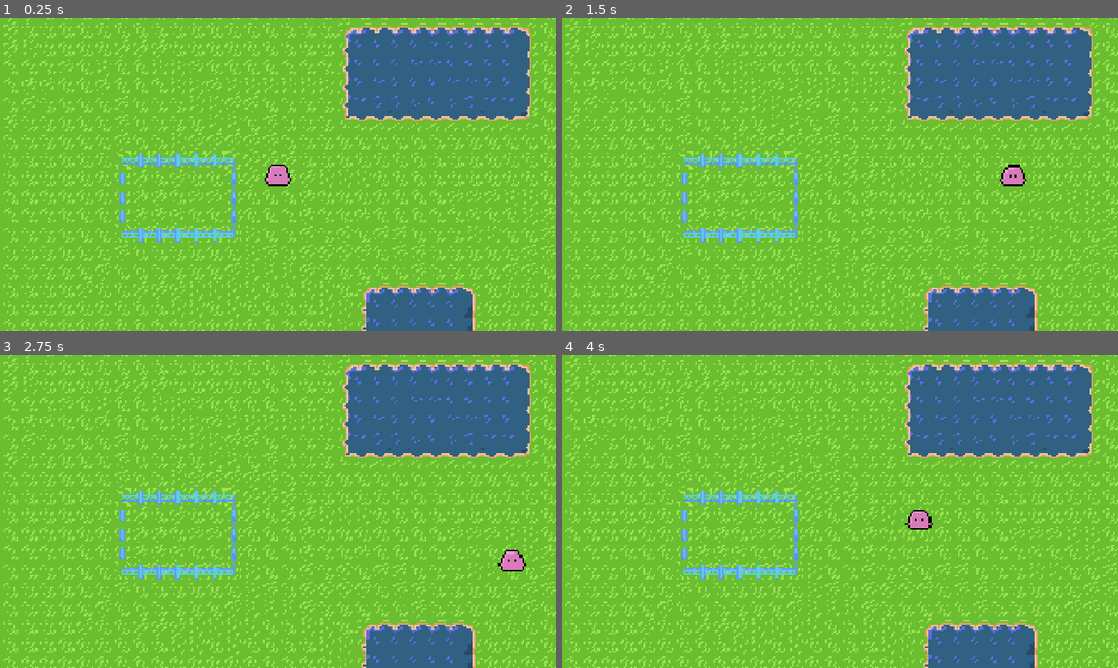
Above: before the commit, frames 1-4 (two rows, left to right).
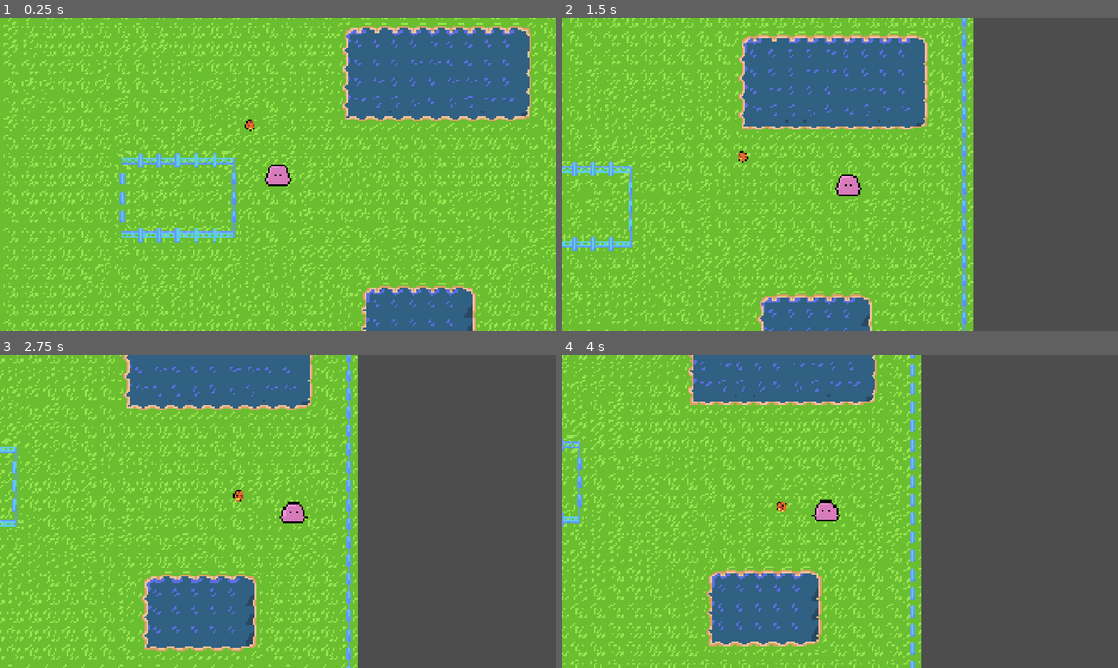
Above: after the commit, the same moments.

Repository: SyntaxError2505/bouncy-game
Game: Godot game, scene res://scenes/game.tscn
Two runs of this game, one before a commit and one after it. Both use one fixed random seed, a clock stepped at 60 frames per second and the inputs below. Before the commit the project starts from res://scenes/main_level.tscn.
Inputs (mouse positions are in pixels of both pictures, inside the frame that each line leads up to):
- Up to frame 1 (0.25 s): no input
- Up to frame 2 (1.5 s): tap Enter at 0.5 s; move the mouse to (962, 158) at 0.52 s; hold D (move_right) 0.53-1.28 s; click (962, 158) at 0.67 s; move the mouse to (728, 190) at 1.27 s; hold S (move_down) from 1.28 s (still down)
- Up to frame 3 (2.75 s): move the mouse to (333, 442) at 2.02 s; release S (move_down) at 2.03 s; hold D (move_right) from 2.03 s (still down)
- Up to frame 4 (4 s): move the mouse to (812, 574) at 2.77 s; release D (move_right) at 2.78 s; hold W (move_up) 2.78-3.53 s; click (812, 574) at 2.92 s; move the mouse to (1006, 558) at 3.52 s; hold A (move_left) from 3.53 s (still down)

The runs differ from the first frame. In frame 1, less than 0.1% of the frame differs, in the area x 44-46%, y 32-37%; in frame 2, 57%; in frame 3, 62%; in frame 4, 62%, in the area x 0-100%, y 0-100%.

Commit message:
ready for bullet >:D

Diff:
--- a/project.godot
+++ b/project.godot
@@ -21,6 +21,10 @@
 window/size/viewport_height=1080
 window/stretch/mode="canvas_items"
 window/stretch/aspect="expand"
+
+[global_group]
+
+Enemies=""
 
 [input]
 
--- /dev/null
+++ b/scenes/Bullet.tscn
@@ -0,0 +1,3 @@
+[gd_scene format=3 uid="uid://c66eo73a08s0l"]
+
+[node name="Bullet" type="CharacterBody2D" unique_id=1760140432]
--- a/scenes/main_level.tscn
+++ b/scenes/game.tscn
@@ -1,14 +1,16 @@
 [gd_scene format=3 uid="uid://opr1bhpsl2xs"]
 
-[ext_resource type="PackedScene" uid="uid://bg2i4ou667ibo" path="res://scenes/level1.tscn" id="1_5fr2l"]
-[ext_resource type="PackedScene" uid="uid://cxl5j8a8ta86q" path="res://scenes/player.tscn" id="1_v3uhd"]
-[ext_resource type="AudioStream" uid="uid://byj7ow2fewlfb" path="res://audio/music/arena1.1.wav" id="3_k5pu3"]
-[ext_resource type="AudioStream" uid="uid://4x7k3fde3q3m" path="res://audio/music/arena1.2.wav" id="4_iqu8w"]
-[ext_resource type="AudioStream" uid="uid://c0x2dqa2sgl2b" path="res://audio/music/arena1.3.wav" id="5_5fr2l"]
-[ext_resource type="AudioStream" uid="uid://cucidg4kugfbl" path="res://audio/music/arena2.1.wav" id="6_2sb77"]
-[ext_resource type="AudioStream" uid="uid://bn6on8upyv0cp" path="res://audio/music/arena2.2.wav" id="7_fkrx8"]
-[ext_resource type="AudioStream" uid="uid://6jhb7dmllcqb" path="res://audio/music/arena2.3.wav" id="8_mwgft"]
-[ext_resource type="AudioStream" uid="uid://55w3dy6mct8i" path="res://audio/music/the_void.wav" id="9_iqu8w"]
+[ext_resource type="PackedScene" uid="uid://bg2i4ou667ibo" path="res://scenes/level1.tscn" id="1_vtaks"]
+[ext_resource type="PackedScene" uid="uid://cxl5j8a8ta86q" path="res://scenes/player.tscn" id="2_kvpfn"]
+[ext_resource type="Script" uid="uid://dit8qy2ghemgb" path="res://scripts/cam.gd" id="3_dinhu"]
+[ext_resource type="PackedScene" uid="uid://dd8113oel71qp" path="res://scenes/grunt.tscn" id="4_kvpfn"]
+[ext_resource type="AudioStream" uid="uid://byj7ow2fewlfb" path="res://audio/music/arena1.1.wav" id="4_kvuet"]
+[ext_resource type="AudioStream" uid="uid://4x7k3fde3q3m" path="res://audio/music/arena1.2.wav" id="5_trtic"]
+[ext_resource type="AudioStream" uid="uid://c0x2dqa2sgl2b" path="res://audio/music/arena1.3.wav" id="6_ir15t"]
+[ext_resource type="AudioStream" uid="uid://cucidg4kugfbl" path="res://audio/music/arena2.1.wav" id="7_ca42v"]
+[ext_resource type="AudioStream" uid="uid://bn6on8upyv0cp" path="res://audio/music/arena2.2.wav" id="8_rysoc"]
+[ext_resource type="AudioStream" uid="uid://6jhb7dmllcqb" path="res://audio/music/arena2.3.wav" id="9_ssvqc"]
+[ext_resource type="AudioStream" uid="uid://55w3dy6mct8i" path="res://audio/music/the_void.wav" id="10_264po"]
 
 [sub_resource type="GDScript" id="GDScript_5fr2l"]
 script/source = "extends Node
@@ -19,20 +21,6 @@
 # Called when the node enters the scene tree for the first time.
 func _ready() -> void:
 	pass
-
-
-# Called every frame. 'delta' is the elapsed time since the previous frame.
-func _process(delta: float) -> void:
-	pass
-"
-
-[sub_resource type="GDScript" id="GDScript_fkrx8"]
-script/source = "extends Camera2D
-
-
-# Called when the node enters the scene tree for the first time.
-func _ready() -> void:
-	pass # Replace with function body.
 
 
 # Called every frame. 'delta' is the elapsed time since the previous frame.
@@ -126,18 +114,23 @@
 [node name="game" type="Node2D" unique_id=990088837]
 script = SubResource("GDScript_5fr2l")
 
-[node name="Level1" parent="." unique_id=1777534926 instance=ExtResource("1_5fr2l")]
+[node name="Level1" parent="." unique_id=1777534926 instance=ExtResource("1_vtaks")]
 position = Vector2(-1594, -1427)
 
-[node name="Player" parent="." unique_id=328166879 groups=["Player"] instance=ExtResource("1_v3uhd")]
+[node name="Player" parent="." unique_id=328166879 groups=["Player"] instance=ExtResource("2_kvpfn")]
 speed = 300.0
 roll_limit = 600.0
 launch_speed = 3000.0
 max_health = 100.0
 roll_damage = 50.0
 
-[node name="Camera2D" type="Camera2D" parent="." unique_id=1675722495]
-script = SubResource("GDScript_fkrx8")
+[node name="Camera2D" type="Camera2D" parent="Player" unique_id=1675722495]
+position_smoothing_enabled = true
+script = ExtResource("3_dinhu")
+
+[node name="Grunt" parent="." unique_id=1709366035 node_paths=PackedStringArray("target") instance=ExtResource("4_kvpfn")]
+position = Vector2(-102, -180)
+target = NodePath("../Player")
 
 [node name="WorldAudioManager" type="Node" parent="." unique_id=36362369]
 script = SubResource("GDScript_iqu8w")
--- a/scenes/grunt.tscn
+++ b/scenes/grunt.tscn
@@ -35,9 +35,10 @@
 "speed": 5.0
 }]
 
-[node name="Grunt" type="CharacterBody2D" unique_id=1709366035 node_paths=PackedStringArray("target")]
+[node name="Grunt" type="CharacterBody2D" unique_id=1709366035 node_paths=PackedStringArray("target", "animation_player") groups=["Enemies"]]
 script = ExtResource("1_6upo6")
 target = NodePath("AnimatedSprite2D")
+animation_player = NodePath("AnimatedSprite2D")
 
 [node name="CollisionShape2D" type="CollisionShape2D" parent="." unique_id=1226920458]
 shape = SubResource("CircleShape2D_g2els")
--- /dev/null
+++ b/scripts/cam.gd
@@ -0,0 +1,12 @@
+extends Camera2D
+
+@export var target: Node2D
+
+# Called when the node enters the scene tree for the first time.
+func _ready() -> void:
+	pass # Replace with function body.
+
+
+# Called every frame. 'delta' is the elapsed time since the previous frame.
+func _process(delta: float) -> void:
+	pass
Not shown: 2 places in scenes/game.tscn that only renumber resources
Not shown, added: scripts/cam.gd.uid
Not shown, added: sprites/flame.png.import
